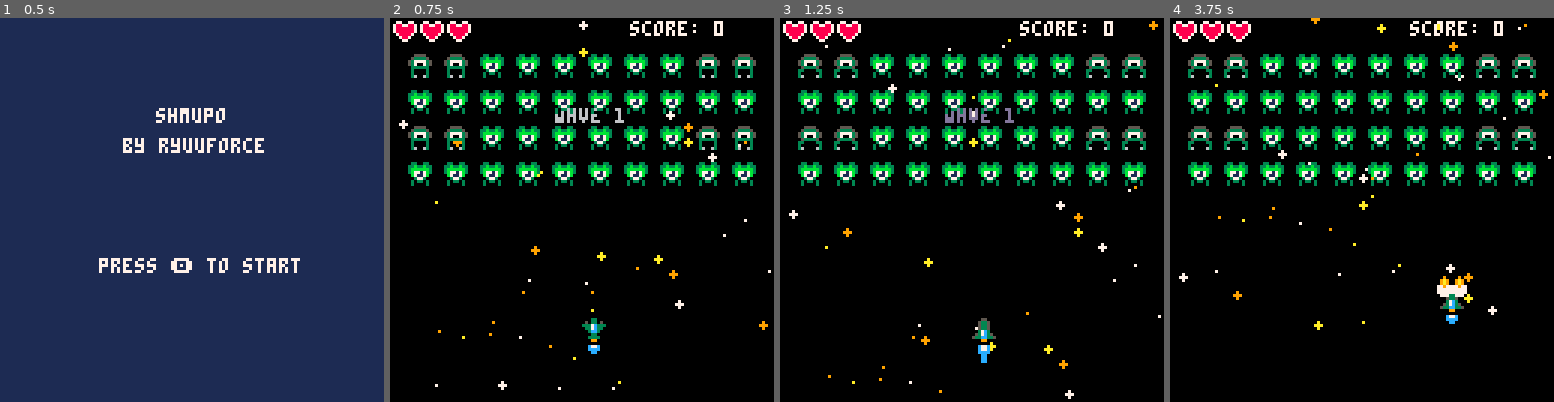
Above: before the commit, frames 1-4 (left to right).
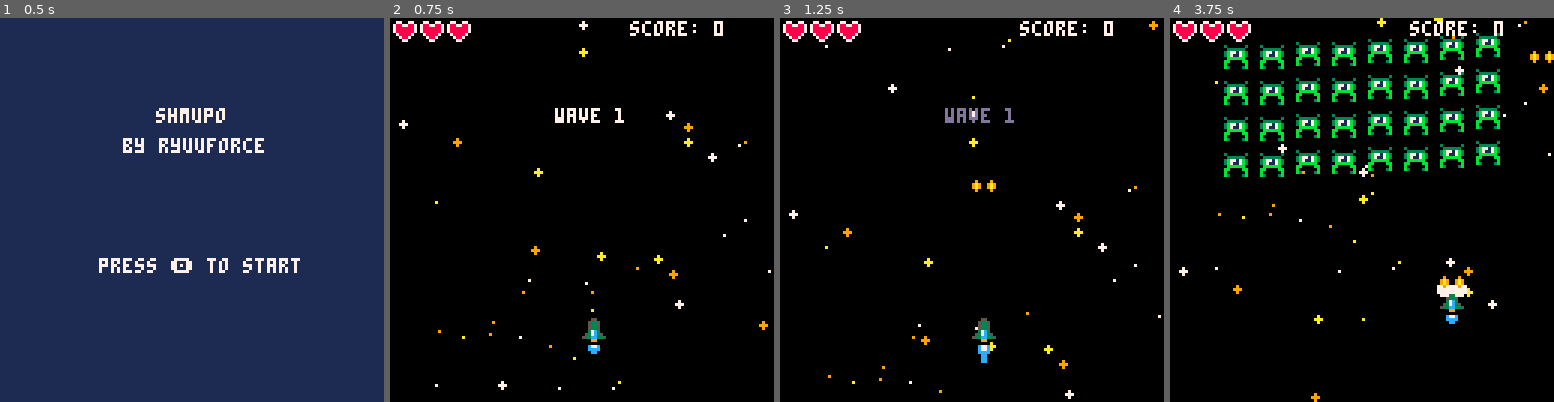
Above: after the commit, the same moments.

Repository: RyuuForce/Shmupo
Game: PICO-8 cartridge shmupo.p8
The game is run twice, just before and just after one commit, with the same random seed, the same clock (stepped at 60 frames per second) and the same inputs.
Inputs:
- Up to frame 1 (0.5 s): tap X (X key) at 0.33 s
- Up to frame 2 (0.75 s): tap O (Z key) at 0.7 s
- Up to frame 3 (1.25 s): tap X (X key) at 1.07 s
- Up to frame 4 (3.75 s): hold Right 1.6-2.1 s; tap O (Z key) every 0.4 s from 1.7 to 3.7 s; tap X (X key) at 1.85, 2.97 s; hold Up 2.15-2.42 s; hold Right 2.47-3.03 s; hold Left 3.08-3.58 s; hold Down from 3.63 s (still down)

Frame 1 is identical in both runs. In frame 2, 11% of the frame differs, in the area x 4-96%, y 9-84%; in frame 3, 11%; in frame 4, 17%, in the area x 2-100%, y 0-100%.

Commit message:
added more waves

Diff:
--- a/shmupo.p8
+++ b/shmupo.p8
@@ -32,7 +32,6 @@
  framecount = 0
  blinkframe = 0
  blinkspeed = 5
- wavenum = 1
  wavetxttime = 0
  --index for the color sequence
  blink_y_i = 1
@@ -72,7 +71,8 @@
  gamemode = "game"
 
  score = 0
-
+ wave = 0
+ nextwave()
  -- x pos of the spaceship
  shipx = 64
  -- y pos of the spaceship
@@ -89,7 +89,7 @@
  health = 3
 
  -- spritenumber of the ship
- shipsprite = 23
+ shipsprite = 55
  flamespr = 96
 
 
@@ -114,8 +114,8 @@
  enbullets = {}
  --create enemy list
  enemies = {}
- --createenemy()
- spawnwave(wave)
+
+
  --create star object
  stars = {}
  --initialize stars
@@ -195,19 +195,32 @@
  add(explosions,explo)
 end
 
+function nextwave()
+ wave += 1
+ gamemode = "wavewait"
+ wavetxttime = 65
+ --music(0)
+ --sfx(18)
+ if wave > 1 then
+  gamemode = "gamewon"
+ end
+end
 
 --constructor for an enemy
-function createenemy(entype,enx,eny)
+function createenemy(entype,enx,eny,enwait)
  enemy = {}
- --enemy.x = 64 --test values
- --enemy.y = 20
- enemy.x = enx
- enemy.y = eny
+
+ enemy.x=enx
+ enemy.y=eny-66
+
+ enemy.posx = enx
+ enemy.posy = eny
  enemy.aniframe = 1
  enemy.hp = 3
- if entype == 1 then
-  enemy.spr = 43
-  enemy.ani = {42,43}
+ enemy.wait = enwait
+ if entype == nil or entype == 1 then
+  enemy.spr = 77
+  enemy.ani = {77,78,79,78}
  elseif entype == 2 then
   enemy.spr = 40
   enemy.ani = {40}
@@ -245,22 +258,66 @@
  return star
 end
 
-function spawnwave(enwave)
- if wave==1 then
+function spawnwave()
+ sfx(12)
+
+ --placeholder wave for testing
+ --placens({
+ --  {0,0,0,0,0,0,0,0,0,0},
+ --  {0,0,0,0,0,0,0,0,0,0},
+ --  {0,0,0,0,0,0,0,0,0,0},
+ --  {0,1,0,0,0,0,0,0,0,0},,
+ -- })
+ --placens({
+ --  {0,1,1,1,1,1,1,1,1,0},
+ --  {0,1,1,1,1,1,1,1,1,0},
+ --  {0,1,1,1,1,1,1,1,1,0},
+ --  {0,1,1,1,1,1,1,1,1,0},
+ -- })
+ if wave == 1 then
   placens({
-   {1,1,2,2,2,2,2,2,1,1},
-   {2,2,2,2,2,2,2,2,2,2},
-   {1,1,2,2,2,2,2,2,1,1},
-   {2,2,2,2,2,2,2,2,2,2},
+   {0,1,1,1,1,1,1,1,1,0},
+   {0,1,1,1,1,1,1,1,1,0},
+   {0,1,1,1,1,1,1,1,1,0},
+   {0,1,1,1,1,1,1,1,1,0},
   })
+ elseif wave == 2 then
+  placens({
+   {0,0,0,0,0,0,0,0,0,0},
+   {0,0,0,0,0,0,0,0,0,0},
+   {0,0,0,0,0,0,0,0,0,0},
+   {0,1,0,0,0,0,0,0,0,0},
+  })
+ elseif wave == 3 then
+  placens({
+   {0,0,0,0,0,0,0,0,0,0},
+   {0,0,0,0,0,0,0,0,0,0},
+   {0,0,0,0,0,0,0,0,0,0},
+   {0,1,0,0,0,0,0,0,0,0},
+  })
+ elseif wave == 4 then
+  placens({
+   {0,0,0,0,0,0,0,0,0,0},
+   {0,0,0,0,0,0,0,0,0,0},
+   {0,0,0,0,0,0,0,0,0,0},
+   {0,1,0,0,0,0,0,0,0,0},
+  })
+ elseif wave == 5 then
+  placens({
+   {0,0,0,0,0,0,0,0,0,0},
+   {0,0,0,0,0,0,0,0,0,0},
+   {0,0,0,0,0,0,0,0,0,0},
+   {0,1,0,0,0,0,0,0,0,0},
+  })
  end
 end
 
 function placens(lvl)
-
  for y=1,4 do
-	 for x=1,10 do
-	  createenemy(lvl[y][x],x*12-6,y*12)
+  for x=1,10 do
+   if lvl[y][x] != 0 then
+	   createenemy(lvl[y][x],x*12-6,y*12,x)
+	  end
 	 end
  end
 end
@@ -272,8 +329,12 @@
   updatestart()
  elseif gamemode == "game" then
   updategame()
+ elseif gamemode == "wavewait" then
+  updatewavewait()
  elseif gamemode == "gameover" then
   updategameover()
+ elseif gamemode == "gamewon" then
+  updategamewon()
  end
 end
 
@@ -286,8 +347,21 @@
 
 end
 
+function updatewavewait()
+
+
+ if wavetxttime <= 0 then
+  gamemode = "game"
+  spawnwave()
+ else
+  wavetxttime -= 1
+  updategame()
+ end
+
+end
+
 function updategame()
- doblink()
+
  shipsprite = 55
  --left btn pressed ⬅️
  if btn(0) and shipx > 0 then
@@ -324,12 +398,17 @@
  bultimer-=1
 
 
-
  --enemy movement
- updateenemy()
+ for myen in all(enemies) do
+  doenemy(myen)
+  --enemy animation
+  updateenemy(myen)
+ end
+
+
 
  --shoot enemy bullet
- if entimer == 45 and #enemies > 0 then
+ if entimer == 45 and enemies != nil then
   rndenmy = flr(rnd(#enemies))+1
   add(enbullets,createenbullet())
   entimer = 0
@@ -364,8 +443,8 @@
   for mybul in all(bullets) do
 		 if col(myen,mybul) then
 		  sfx(10)
-		  if myen.spr == 42 or myen.spr == 43 then
-		   myen.spr = 58
+		  if myen.spr == 77 or myen.spr == 78 or myen.spr == 79 then
+		   myen.spr = 93
 		  elseif myen.spr == 40 then
 		   myen.spr = 41
 		  end
@@ -378,7 +457,8 @@
 		   score += 1
 		   del(enemies,myen)
 		   if #enemies == 0 then
-		    sfx(11)
+		    sfx(18)
+		    nextwave()
 		   end
 		  end
 		  del(bullets,mybul)
@@ -414,7 +494,9 @@
  end
 
  updateparts(particles)
- entimer += 1
+ if wavetxttime == 0 then
+  entimer += 1
+ end
 end
 
 function updateparts(part)
@@ -446,9 +528,7 @@
  end
 end
 
-function updateenemy()
- for myen in all(enemies) do
-
+function updateenemy(myen)
   myen.aniframe += 0.2
   if flr(myen.aniframe) > #myen.ani then
    myen.aniframe = 1
@@ -458,8 +538,15 @@
   if myen.y > 128 then
    del(enemies,myen)
   end
- end
-
+end
+
+function doenemy(myen)
+ if myen.wait > 0 then
+  myen.wait -= 1
+  return
+ end
+ myen.x += (myen.posx-myen.x)/7
+ myen.y += (myen.posy-myen.y)/7
 end
 
 function updateenbullets()
@@ -500,6 +587,19 @@
  end
 end
 
+function updategamewon()
+ doblink()
+ if btnp(4) then
+  gamemode = "start"
+  for myen in all(enemies) do
+   del(enemies,myen)
+  end
+  for mybul in all(bullets) do
+   del(enemies,mybul)
+  end
+ end
+end
+
 
 function updatestars()
  for i = 1, #stars do
@@ -517,8 +617,12 @@
   drawstart()
  elseif gamemode == "game" then
   drawgame()
+ elseif gamemode == "wavewait" then
+  drawwavewait()
  elseif gamemode == "gameover" then
   drawgameover()
+ elseif gamemode == "gamewon" then
+  drawgamewon()
  end
 end
 
@@ -529,16 +633,17 @@
  print("press 🅾️ to start",33,80,blink_y)
 end
 
+function drawwavewait()
+ drawgame()
+ doblink()
+ drawwave()
+end
 function drawgame()
  cls()
 
  --draws all the stars
  drawstars()
- --draws the wave number
- if wavetxttime < 60 then
-  drawwave()
-  wavetxttime += 1
- end
+
  --draw health ♥
  drawhealth()
 
@@ -612,7 +717,7 @@
 end
 
 function drawwave()
- print ("wave " .. wavenum, 55,30,blink_w)
+ print ("wave " .. wave, 55,30,blink_w)
 end
 
 function drawhealth()
@@ -641,6 +746,13 @@
  print("press 🅾️ to retry!",31,70,blink_y)
 end
 
+function drawgamewon()
+ rectfill(0,48,128,80,12)
+ print("congratulations!",35,50,7)
+ print("you saved our planet!",25,62,7)
+ print("press 🅾️ to retry!",31,74,blink_y)
+end
+
 function drawstars()
  for i = 1, #stars do
   circfill(stars[i].x,stars[i].y,stars[i].z,stars[i].c)
Not shown, changed: 169 lines of the sprite sheet (__gfx__) section of shmupo.p8
Not shown, changed: the thumbnail (__label__) section of shmupo.p8
Not shown, changed: the music (__music__) section of shmupo.p8
Not shown, changed: the sound effects (__sfx__) section of shmupo.p8
